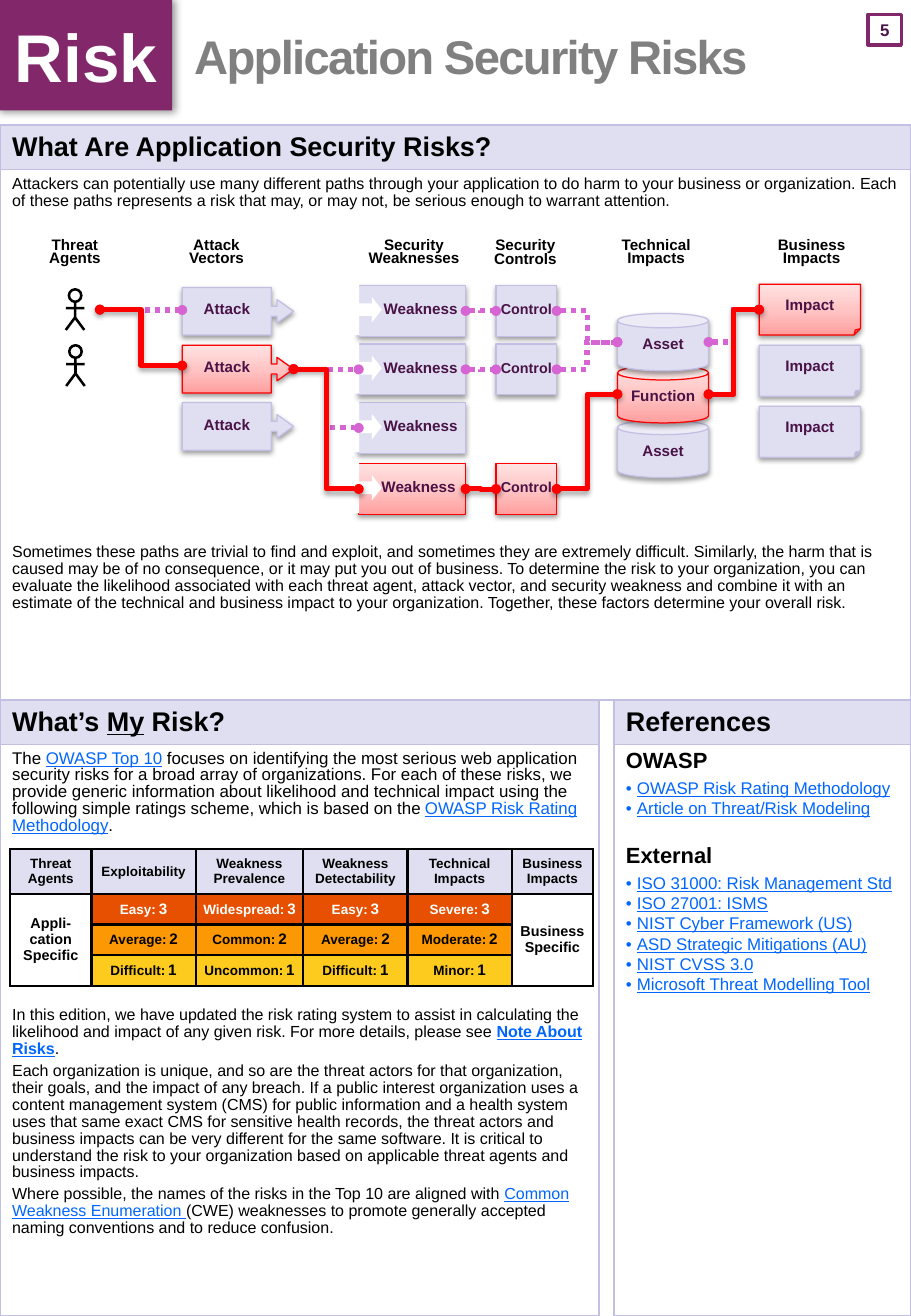
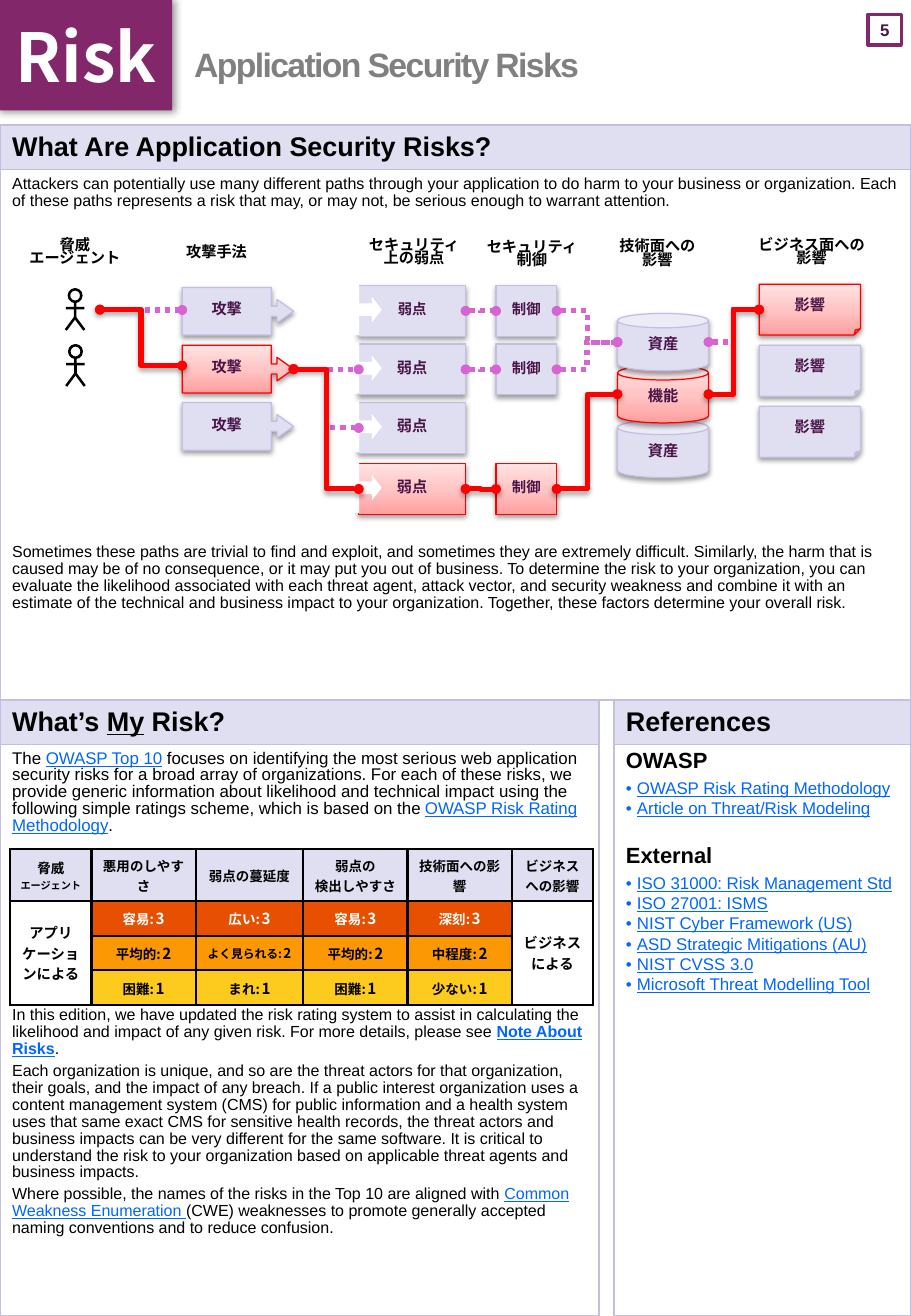
Before and after one commit to OWASP/Top10, a slide deck: slide 6 of 2017/ja/pptx_file/OWASP Top 10-2017_ja_DIN-A4.pptx. Drawn at 911x1316 pixels with LibreOffice and Linux fonts; fonts in the diff are those of the drawing. Boxes give left, top, right and bottom in pixels: in the first picture for what was removed or moved away, otherwise in the second. Text is boxed around its words. In the diff, an @@ line names an element or a change of style, - is before the commit and + after.

Commit message:
最初の作業
タイトル、図、パワポのマスターを参照し、日本語化。図のフォントをメイリオに。

```diff
--- a/2017/ja/pptx_file/OWASP Top 10-2017_ja_DIN-A4.pptx
+++ b/2017/ja/pptx_file/OWASP Top 10-2017_ja_DIN-A4.pptx
@@ text "Risk" at box(0, 0, 172, 111): font Arial to Noto Sans CJK JP @@
@@ title "Application Security Risks" at box(194, 52, 579, 84): size 28 to 20 pt @@
@@ text at box(29, 235, 120, 264): text changed; font Arial to Noto Sans CJK JP @@
-Threat
-Agents
+脅威
+エージェント
@@ text at box(369, 237, 459, 265): text changed; font Arial to Noto Sans CJK JP @@
-Security
-Weaknesses
+セキュリティ
+上の弱点
@@ text at box(487, 239, 577, 270): text changed; font Arial to Noto Sans CJK JP @@
-Security
-Controls
+セキュリティ
+制御
@@ text at box(619, 238, 695, 270): text changed; font Arial to Noto Sans CJK JP @@
-Technical
-Impacts
+技術面への
+影響
@@ text at box(758, 237, 864, 268): text changed; font Arial to Noto Sans CJK JP @@
-Business
-Impacts
+ビジネス面への
+影響
@@ text at box(186, 244, 247, 259): text changed; font Arial to Noto Sans CJK JP @@
-Attack
-Vectors
+攻撃手法
@@ text in folded corner at box(795, 295, 825, 315): text changed; font Arial to Noto Sans CJK JP @@
-Impact
+影響
@@ text in right arrow callout at box(212, 301, 242, 315): text changed; font Arial to Noto Sans CJK JP @@
-Attack
+攻撃
@@ text in rectangle at box(398, 302, 427, 316): text changed; size 9 to 8.5 pt; font Arial to Noto Sans CJK JP @@
-Weakness
+弱点
@@ text in rectangle at box(512, 300, 541, 319): text changed; font Arial to Noto Sans CJK JP @@
-Control
+制御
@@ text in right arrow callout at box(212, 359, 242, 373): text changed; font Arial to Noto Sans CJK JP @@
-Attack
+攻撃
@@ text in rectangle at box(512, 359, 541, 378): text changed; font Arial to Noto Sans CJK JP @@
-Control
+制御
@@ text in cylinder at box(648, 336, 678, 350): text changed; font Arial to Noto Sans CJK JP @@
-Asset
+資産
@@ text in folded corner at box(795, 356, 825, 376): text changed; font Arial to Noto Sans CJK JP @@
-Impact
+影響
@@ text in rectangle at box(397, 360, 427, 375): text changed; font Arial to Noto Sans CJK JP @@
-Weakness
+弱点
@@ text in cylinder at box(648, 386, 678, 406): text changed; font Arial to Noto Sans CJK JP @@
-Function
+機能
@@ text in right arrow callout at box(212, 417, 242, 431): text changed; font Arial to Noto Sans CJK JP @@
-Attack
+攻撃
@@ text in rectangle at box(397, 418, 427, 433): text changed; font Arial to Noto Sans CJK JP @@
-Weakness
+弱点
@@ text in folded corner at box(795, 417, 825, 437): text changed; font Arial to Noto Sans CJK JP @@
-Impact
+影響
@@ text in cylinder at box(648, 443, 678, 457): text changed; font Arial to Noto Sans CJK JP @@
-Asset
+資産
@@ text in rectangle at box(397, 479, 427, 494): text changed; font Arial to Noto Sans CJK JP @@
-Weakness
+弱点
@@ text in rectangle at box(512, 478, 541, 493): text changed; font Arial to Noto Sans CJK JP @@
-Control
+制御
@@ table at box(10, 849, 594, 1002) @@
-row 1: Threat / Agents | Exploitability | Weakness Prevalence | Weakness Detectability | Technical Impacts | Business Impacts
+row 1: 脅威 / エージェント | 悪用のしやすさ | 弱点の蔓延度 | 弱点の / 検出しやすさ | 技術面への影響 | ビジネス / への影響
-row 2: Appli-cation Specific | Easy: 3 | Widespread: 3 | Easy: 3 | Severe: 3 | Business Specific
+row 2: アプリケーションによる | 容易: 3 | 広い: 3 | 容易: 3 | 深刻: 3 | ビジネスによる
-row 3:  | Average: 2 | Common: 2 | Average: 2 | Moderate: 2 | 
+row 3:  | 平均的: 2 | よく見られる: 2 | 平均的: 2 | 中程度: 2 | 
-row 4:  | Difficult: 1 | Uncommon: 1 | Difficult: 1 | Minor: 1 | 
+row 4:  | 困難: 1 | まれ: 1 | 困難: 1 | 少ない: 1 | 
```
Also in this commit, not shown: 23 other slides changed.
